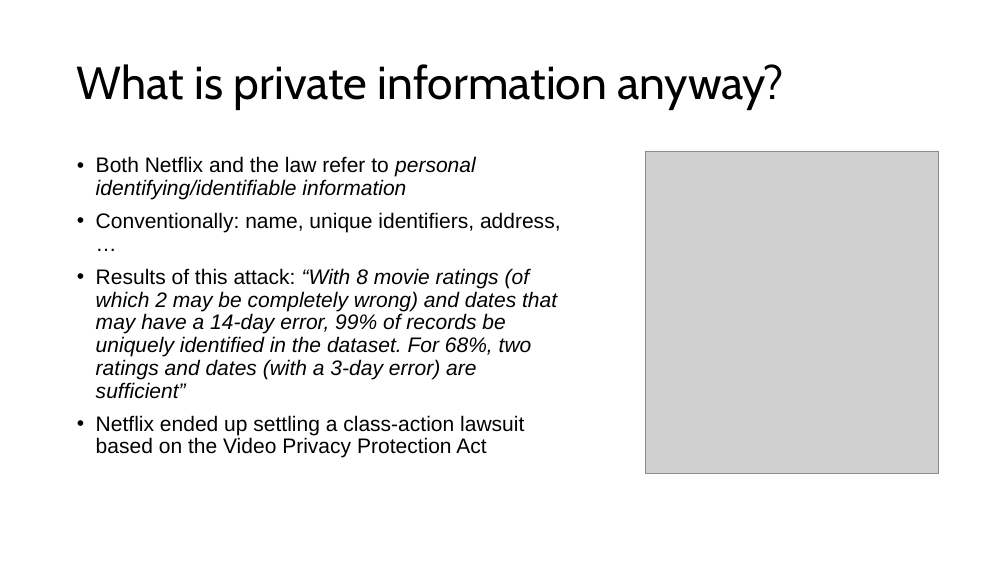
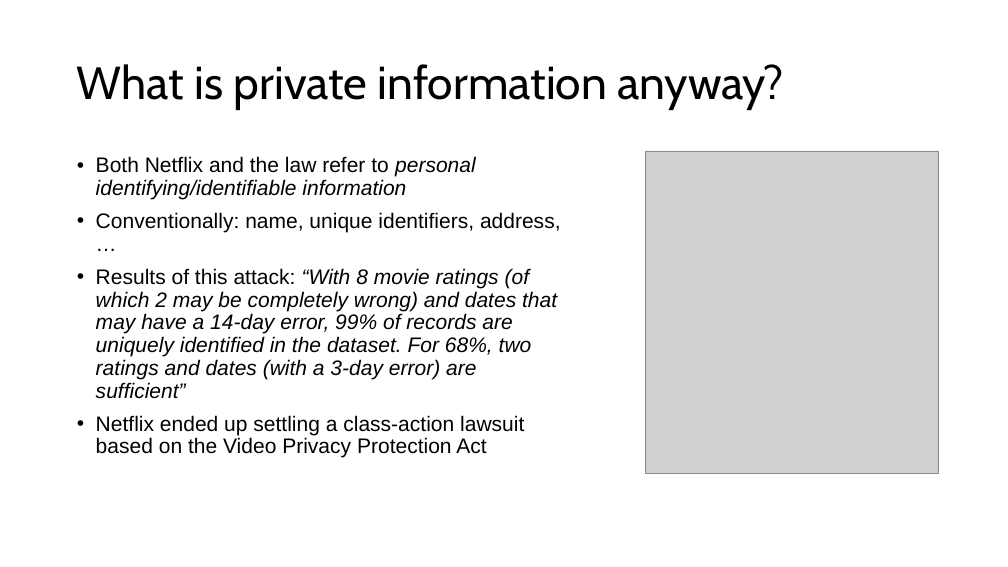
Before and after one commit to 15316-cmu/15316-cmu.github.io, a slide deck: slide 9 of 2026/lectures/01-intro.pptx. Drawn at 1008x567 pixels with LibreOffice and Linux fonts; fonts in the diff are those of the drawing; grey boxes stand for pictures. Boxes give left, top, right and bottom in pixels: in the first picture for what was removed or moved away, otherwise in the second. Text is boxed around its words. In the diff, an @@ line names an element or a change of style, - is before the commit and + after.

```diff
--- a/2026/lectures/01-intro.pptx
+++ b/2026/lectures/01-intro.pptx
@@ text at box(96, 268, 557, 399): text changed @@
-• Results of this attack: “With 8 movie ratings (of which 2 may be completely wrong) and dates that may have a 14-day error, 99% of records be uniquely identified in the dataset. For 68%, two ratings and dates (with a 3-day error) are sufficient”
+• Results of this attack: “With 8 movie ratings (of which 2 may be completely wrong) and dates that may have a 14-day error, 99% of records are uniquely identified in the dataset. For 68%, two ratings and dates (with a 3-day error) are sufficient”
```
Also in this commit, not shown: 4 other slides changed, 1 slide added, 2 other files.
